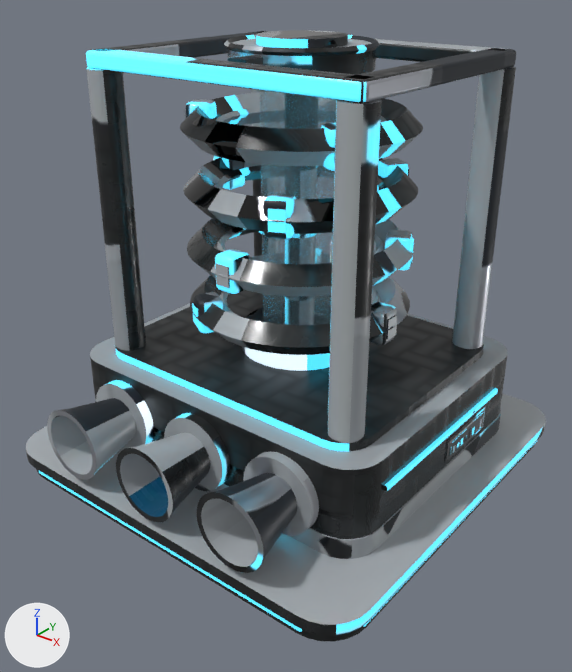
The glTF model game/world/models_hd/enterprise_warp_drive.glb as it was, and as the next commit left it.
Both versions are drawn from a camera (50 mm lens) standing at (0.898, -1.147, 0.975) and looking at (0.026, -0.056, 0.299). The lights are fixed; the arrows at lower left show +X, +Y and +Z. The picture after the commit comes second. Where no turn or scale is listed for an object, it has been applied to the vertices. Vertices at exactly the same position are counted once.

The first picture shows 'move_rotor', 'te_enterprise_warp_drive'.
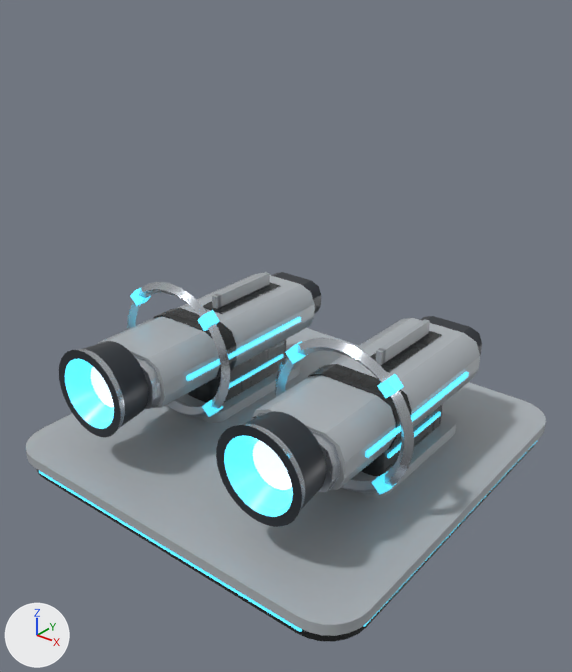
Pixel boxes (x1, y1, x2, y2) of what changed, in the pictures (572 x 672 px):
'te_enterprise_warp_drive', reshaped (39% shorter)
    before: (26, 30, 546, 642)
    after: (26, 272, 546, 642)
'move_rotor', deleted
    before: (180, 92, 423, 355)
'move_rotor_2', added
    after: (275, 338, 414, 495)
'move_rotor_1', added
    after: (127, 282, 230, 417)
part 1 of me_te_enterprise_warp_drive, added
    after: (229, 354, 283, 388)
part 2 of me_te_enterprise_warp_drive, added
    after: (186, 317, 301, 381)
part 3 of me_te_enterprise_warp_drive, added
    after: (212, 272, 270, 309)
part 4 of me_te_enterprise_warp_drive, added
    after: (203, 282, 280, 314)
part 5 of me_te_enterprise_warp_drive, added
    after: (387, 411, 441, 458)
part 6 of me_te_enterprise_warp_drive, added
    after: (365, 372, 469, 458)
part 7 of me_te_enterprise_warp_drive, added
    after: (376, 319, 430, 365)
part 8 of me_te_enterprise_warp_drive, added
    after: (370, 331, 442, 372)
part 9 of me_te_enterprise_warp_drive, deleted
    before: (47, 30, 516, 573)
part 10 of me_te_enterprise_warp_drive, reshaped
    before: (90, 290, 508, 559)
    after: (59, 272, 482, 527)
part 11 of me_te_enterprise_warp_drive, surface changed
    before: (26, 393, 546, 639)
    after: (26, 328, 546, 639)

What the commit changed:
me_te_enterprise_warp_drive is used by ob_te_enterprise_warp_drive; location (0.0, 0.0, 0.0).
me_te_enterprise_warp_drive had 2340 vertices, 4446 faces and spanned x -0.42..0.42, y -0.42..0.42, z 0.0..0.845.
me_te_enterprise_warp_drive now has 1088 vertices, 1958 faces and spans x -0.42..0.42, y -0.42..0.42, z 0.0..0.31.
me_te_enterprise_warp_drive part 1: a new loose piece, a box spanning x -0.163..-0.155, y -0.04..0.16, z 0.106..0.114, in mat_te_enterprise_warp_drive.
me_te_enterprise_warp_drive part 2: a new loose piece, a box spanning x -0.114..-0.104, y -0.2..0.16, z 0.215..0.225, in mat_te_enterprise_warp_drive.
me_te_enterprise_warp_drive part 3: a new loose piece, a box spanning x -0.216..-0.204, y -0.01..0.17, z 0.275..0.305, in mat_te_enterprise_warp_drive.
me_te_enterprise_warp_drive part 4: a new loose piece, a box spanning x -0.24..-0.18, y -0.02..0.18, z 0.2735..0.2775, in mat_te_enterprise_warp_drive.
me_te_enterprise_warp_drive part 5: a new loose piece, a box spanning x 0.257..0.265, y -0.04..0.16, z 0.106..0.114, in mat_te_enterprise_warp_drive.
me_te_enterprise_warp_drive part 6: a new loose piece, a box spanning x 0.306..0.316, y -0.2..0.16, z 0.215..0.225, in mat_te_enterprise_warp_drive.
me_te_enterprise_warp_drive part 7: a new loose piece, a box spanning x 0.204..0.216, y -0.01..0.17, z 0.275..0.305, in mat_te_enterprise_warp_drive.
me_te_enterprise_warp_drive part 8: a new loose piece, a box spanning x 0.18..0.24, y -0.02..0.18, z 0.2735..0.2775, in mat_te_enterprise_warp_drive.
me_te_enterprise_warp_drive part 9: 42 loose pieces with 1900 vertices, spanning x -0.3..0.356, y -0.42..0.27, z 0.065..0.845, are deleted.
me_te_enterprise_warp_drive part 10: 296 vertices removed from x -0.352..0.352, y -0.3..0.322, z 0.05..0.246; 840 vertices added at x -0.312..0.312, y -0.36..0.342, z 0.05..0.31.
me_te_enterprise_warp_drive part 11: 260 kept faces spanning x -0.42..0.42, y -0.42..0.42, z 0.0..0.05 get new texture (UV) coordinates.
Other edits to the shape of me_te_enterprise_warp_drive do not show in these pictures.
me_te_enterprise_warp_drive no longer uses material mat_te_enterprise_warp_drive_glass (cyan #9ec7d6).
Mesh me_move_rotor_2 is new.
It has 192 vertices, 368 faces and spans x -0.152..0.152, y -0.013..0.013, z -0.152..0.152.
It uses material mat_te_enterprise_warp_drive.
Mesh me_move_rotor_1 is new.
It has 192 vertices, 368 faces and spans x -0.152..0.152, y -0.013..0.013, z -0.152..0.152.
It uses material mat_te_enterprise_warp_drive.
Object 'move_rotor' (ob_move_rotor) is deleted.
Object 'move_rotor_2' (ob_move_rotor_2) is new; it shows me_move_rotor_2.
Its location is (0.21, -0.13, 0.22).
Object 'move_rotor_1' (ob_move_rotor_1) is new; it shows me_move_rotor_1.
Its location is (-0.21, -0.13, 0.22).
